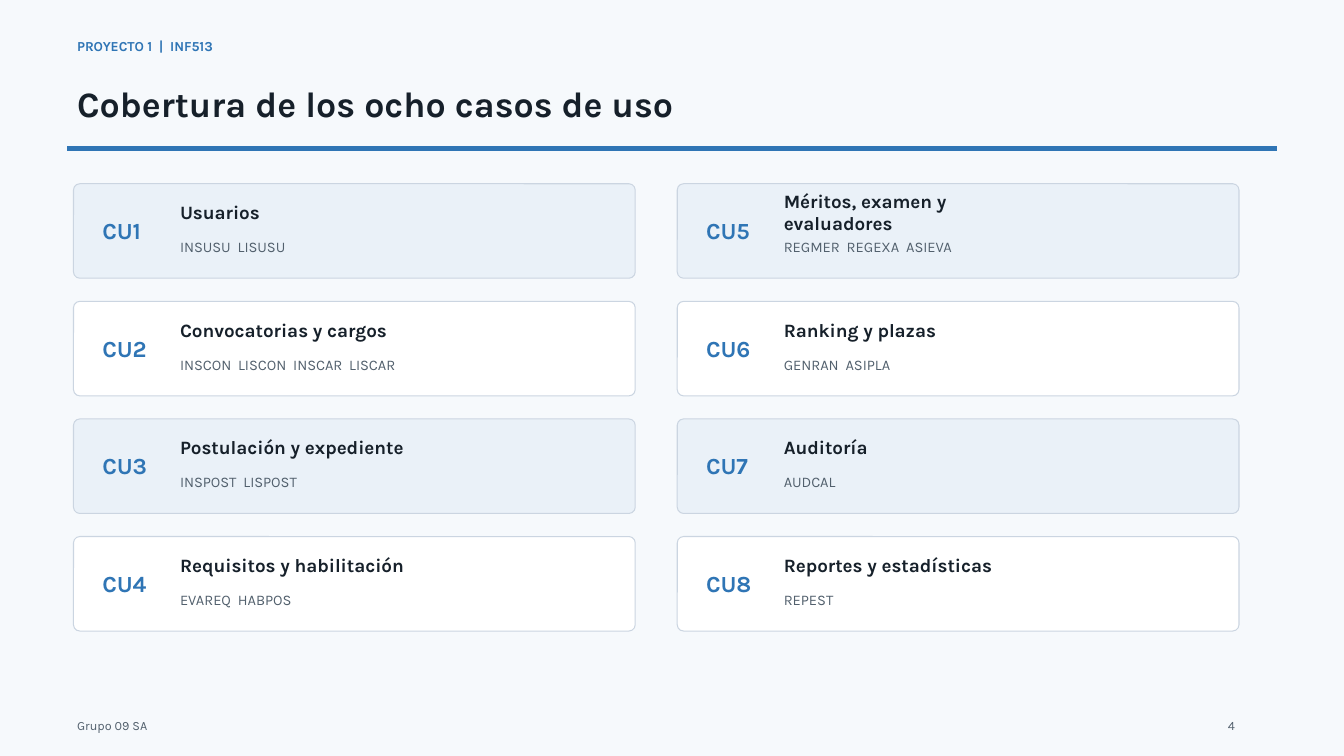
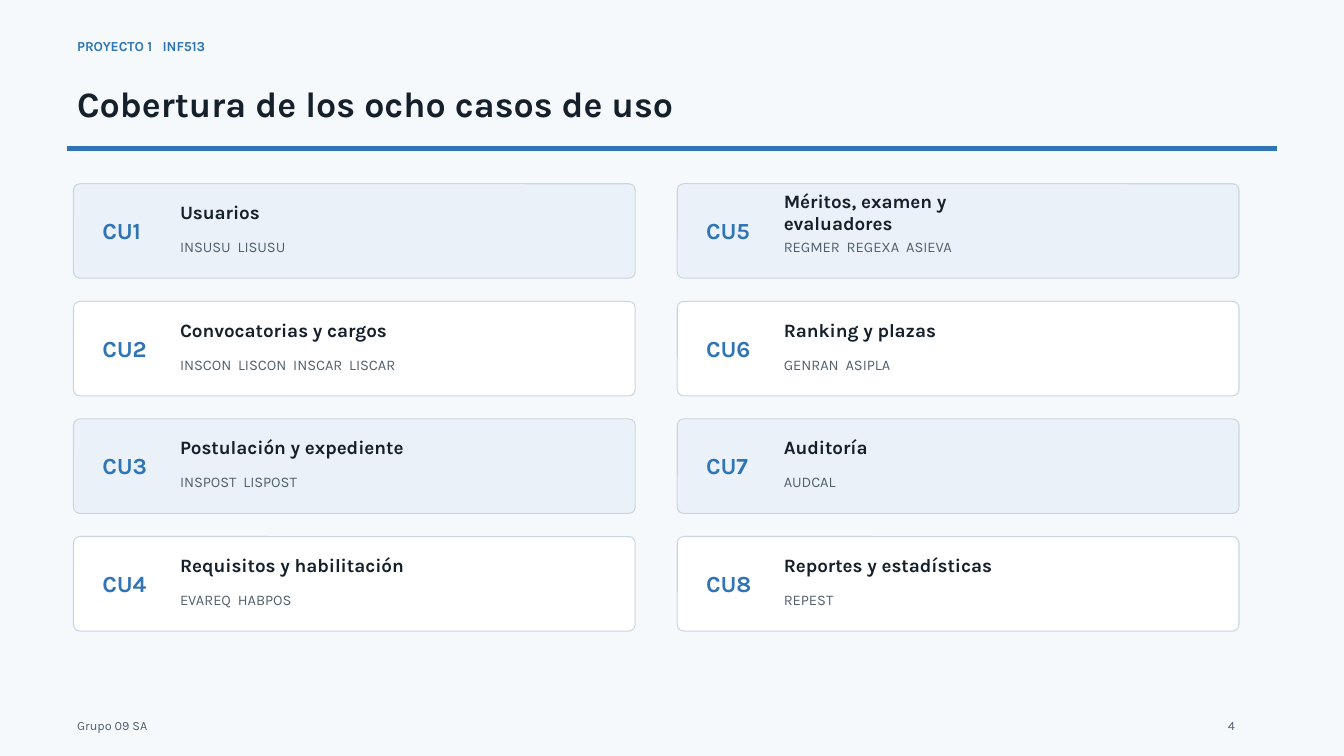
Before and after one commit to BrayanJoelRamosVargas1/inf513-proyecto1, a slide deck: slide 4 of entrega/Presentacion_INF513_P1_Grupo09SA.pptx. Drawn at 1344x756 pixels with LibreOffice and Linux fonts; fonts in the diff are those of the drawing. Boxes give left, top, right and bottom in pixels: in the first picture for what was removed or moved away, otherwise in the second. Text is boxed around its words. In the diff, an @@ line names an element or a change of style, - is before the commit and + after.

```diff
--- a/entrega/Presentacion_INF513_P1_Grupo09SA.pptx
+++ b/entrega/Presentacion_INF513_P1_Grupo09SA.pptx
@@ text at [77, 42, 206, 51]: text changed @@
-PROYECTO 1 | INF513
+PROYECTO 1 INF513
```
Also in this commit, not shown: 9 other slides changed, 10 other files.
